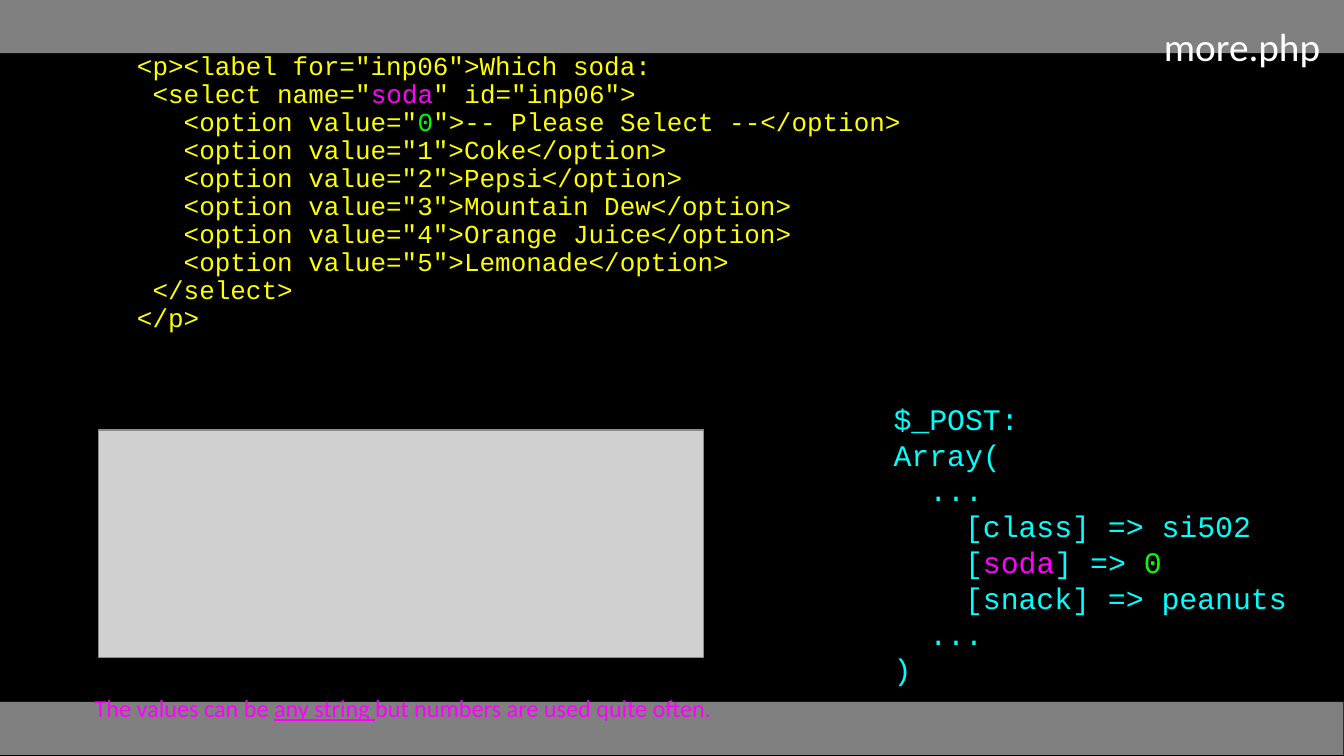
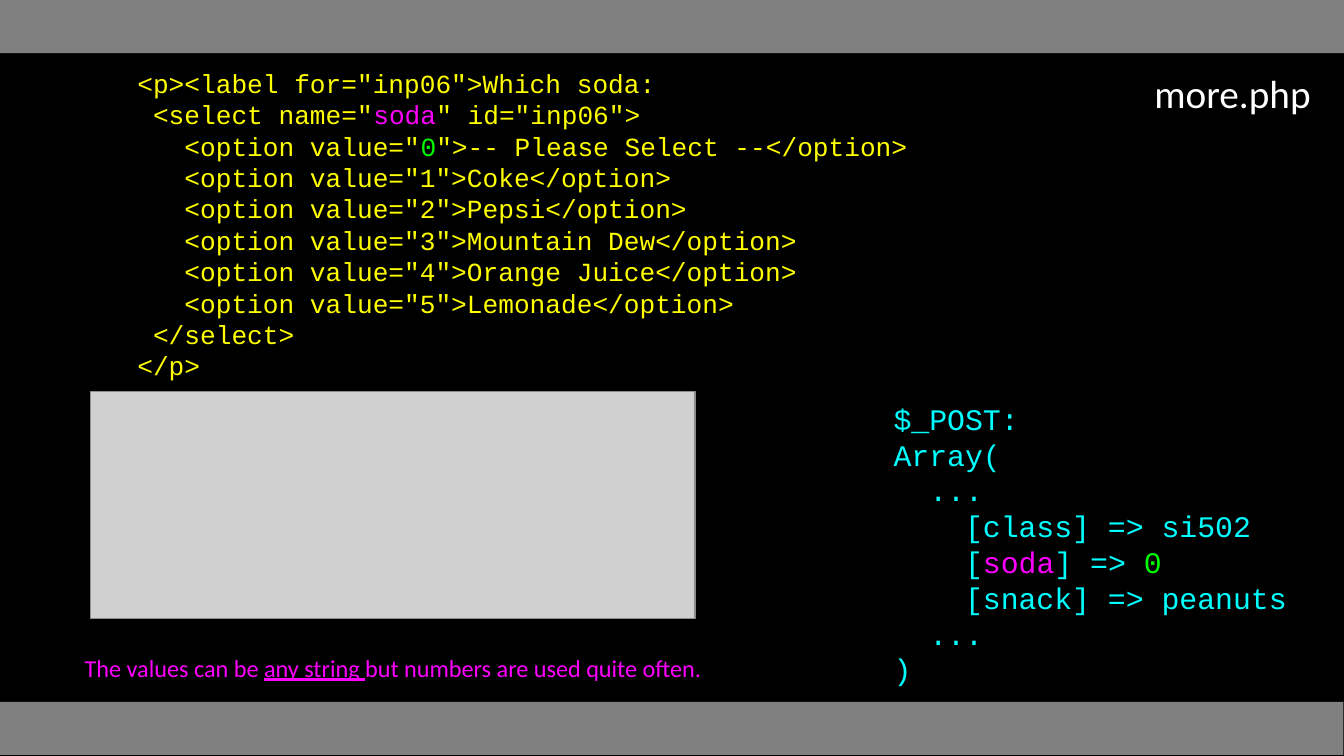
Before and after one commit to csev/wa4e, a slide deck: slide 28 of lectures/PHP-06-Forms.ppt. Drawn at 1344x756 pixels with LibreOffice and Linux fonts; fonts in the diff are those of the drawing; grey boxes stand for pictures. Boxes give left, top, right and bottom in pixels: in the first picture for what was removed or moved away, otherwise in the second. Text is boxed around its words. In the diff, an @@ line names an element or a change of style, - is before the commit and + after.

```diff
--- a/lectures/PHP-06-Forms.ppt
+++ b/lectures/PHP-06-Forms.ppt
@@ text "<p><label for="inp06">Which soda:": place and size @@
-text "<p><label for="inp06">Which soda:" at (137,56,900,333)
+text "<p><label for="inp06">Which soda:" at (137,75,907,381)
@@ text "<p><label for="inp06">Which soda:" at (137,75,907,381): size 13.9 to 14 pt; line spacing 0.9 to 1 @@
@@ text "more.php": place and size @@
-text "more.php" at (1164,34,1320,72)
+text "more.php" at (1154,80,1310,115)
@@ picture: place and size @@
-picture at (98,430,703,657)
+picture at (90,391,695,618)
@@ text "The values can be any ...": place and size @@
-text "The values can be any ..." at (95,697,711,721)
+text "The values can be any ..." at (85,660,701,681)
```
Also in this commit, not shown: 33 other slides changed, 1 slide removed, 3 other files.
